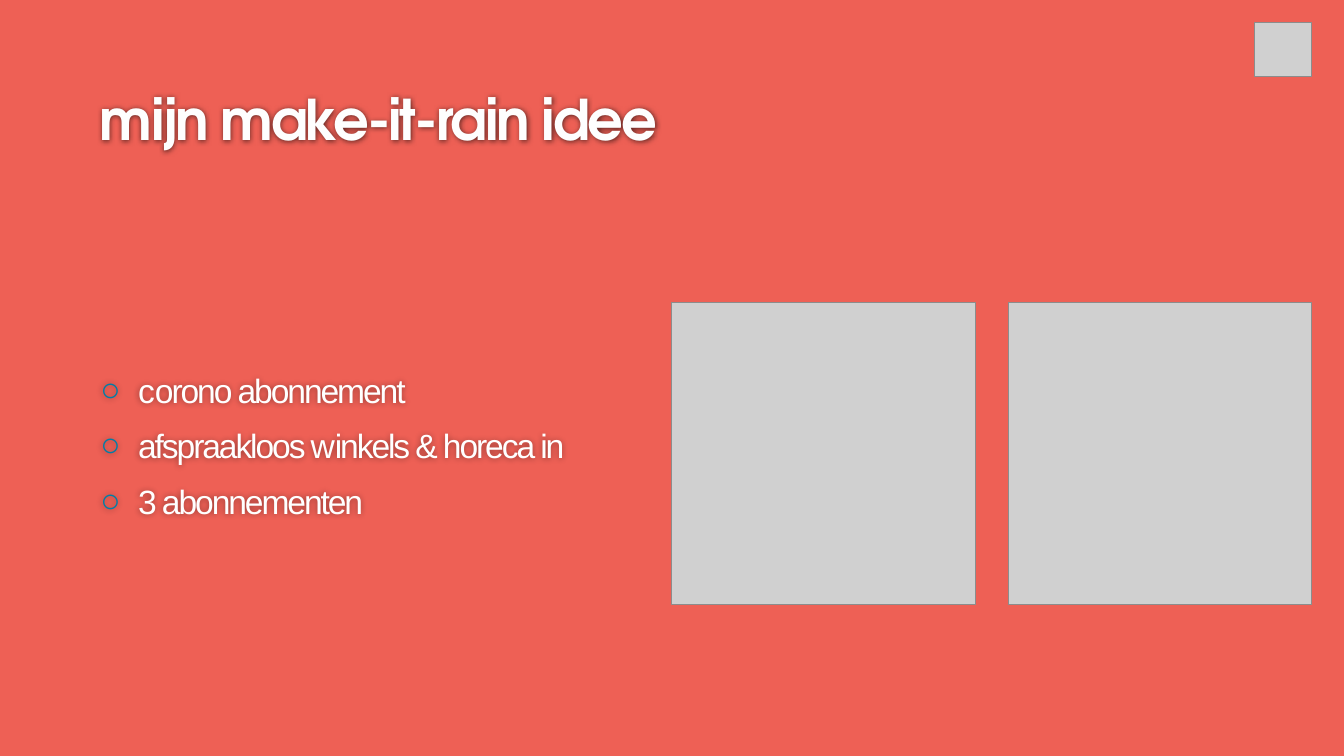
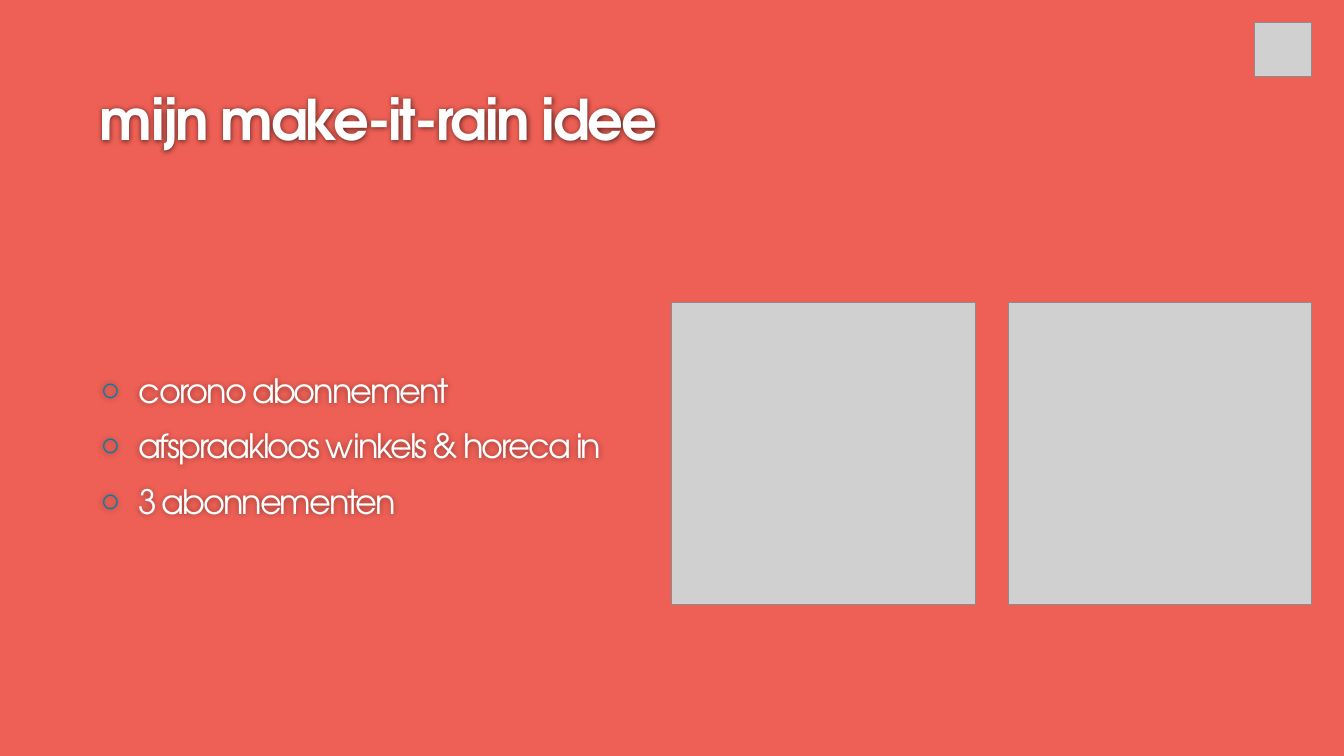
Before and after one commit to svmcd/corono, a slide deck: slide 2 of documenten/corono-sprintreview-0.pptx. Drawn at 1344x756 pixels with LibreOffice and Linux fonts; fonts in the diff are those of the drawing; grey boxes stand for pictures; background and template pictures are left out. Boxes give left, top, right and bottom in pixels: in the first picture for what was removed or moved away, otherwise in the second. Text is boxed around its words. In the diff, an @@ line names an element or a change of style, - is before the commit and + after.

```diff
--- a/documenten/corono-sprintreview-0.pptx
+++ b/documenten/corono-sprintreview-0.pptx
@@ text "corono abonnement" at (x1=138, y1=378, x2=601, y2=515): font Arial to TeX Gyre Adventor @@
```
Also in this commit, not shown: 6 other files.
